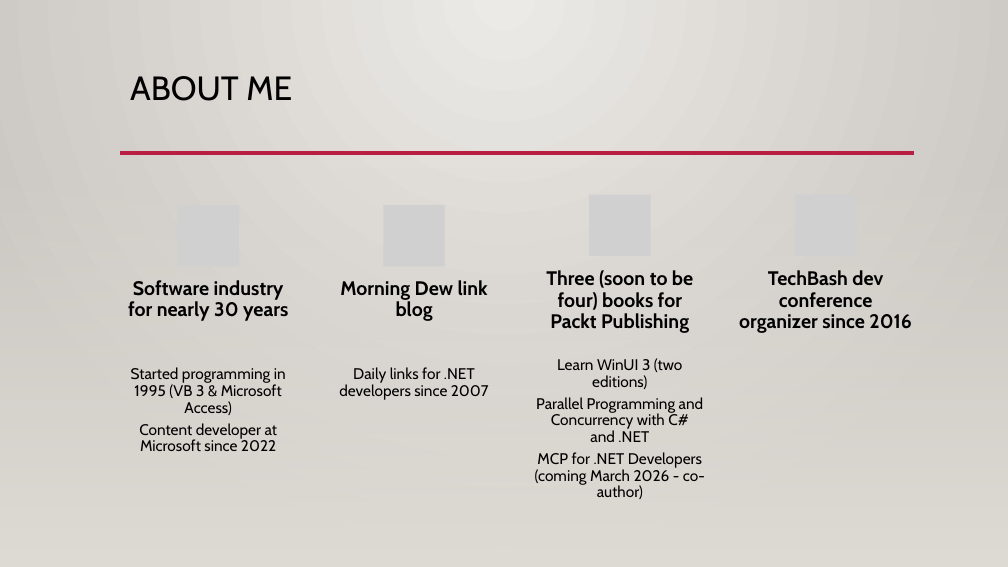
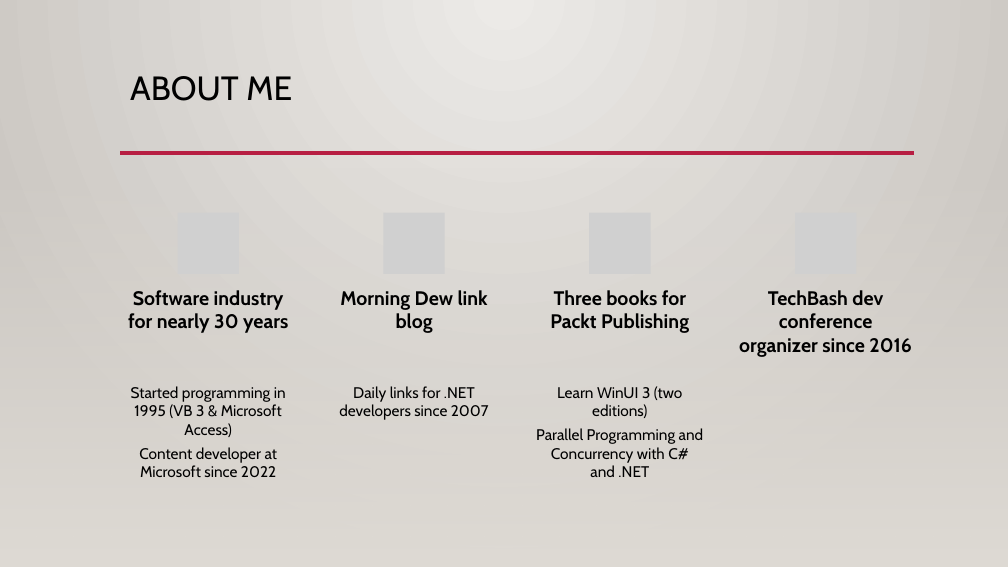
Before and after one commit to alvinashcraft/speaking, a slide deck: slide 3 of 2026/0115_CodeMash/Maui Toolkit/Create Multi-Platform Apps with .NET.pptx. Drawn at 1008x567 pixels with LibreOffice and Linux fonts; fonts in the diff are those of the drawing; grey boxes stand for pictures; background and template pictures are left out. Boxes give left, top, right and bottom in pixels: in the first picture for what was removed or moved away, otherwise in the second. Text is boxed around its words. In the diff, an @@ line names an element or a change of style, - is before the commit and + after.

```diff
--- a/2026/0115_CodeMash/Maui Toolkit/Create Multi-Platform Apps with .NET.pptx
+++ b/2026/0115_CodeMash/Maui Toolkit/Create Multi-Platform Apps with .NET.pptx
@@ picture moved from (x1=590, y1=195, x2=651, y2=256) to (x1=590, y1=213, x2=651, y2=274) @@
@@ picture moved from (x1=795, y1=195, x2=857, y2=256) to (x1=795, y1=213, x2=857, y2=274) @@
@@ text "Software industry for nearly 30 ..." moved from (x1=128, y1=280, x2=288, y2=321) to (x1=128, y1=290, x2=288, y2=333) @@
@@ text "Morning Dew link blog" moved from (x1=340, y1=280, x2=488, y2=321) to (x1=340, y1=290, x2=488, y2=333) @@
@@ text at (x1=550, y1=290, x2=689, y2=333): text changed @@
-Three (soon to be four) books for Packt Publishing
+Three books for Packt Publishing
@@ text "TechBash dev conference organizer since ..." moved from (x1=739, y1=270, x2=912, y2=333) to (x1=739, y1=290, x2=912, y2=357) @@
@@ text "Started programming in 1995 (VB ..." moved from (x1=131, y1=367, x2=286, y2=451) to (x1=131, y1=386, x2=286, y2=477) @@
@@ text "Daily links for .NET developers ..." moved from (x1=339, y1=367, x2=489, y2=400) to (x1=339, y1=386, x2=489, y2=420) @@
@@ line spacing 0.9 to 1 in 6 elements at (x1=339, y1=386, x2=489, y2=420), (x1=131, y1=386, x2=286, y2=477), (x1=128, y1=290, x2=288, y2=333), (x1=340, y1=290, x2=488, y2=333), (x1=739, y1=290, x2=912, y2=357), (x1=536, y1=386, x2=704, y2=477) @@
@@ text "Learn WinUI 3 (two editions)" moved from (x1=535, y1=358, x2=705, y2=499) to (x1=536, y1=386, x2=704, y2=477) @@
@@ text at (x1=535, y1=452, x2=705, y2=499): paragraph removed @@
-MCP for .NET Developers (coming March 2026 - co-author)
```
Also in this commit, not shown: 3 other slides changed, 1 slide added, 11 slides removed.
